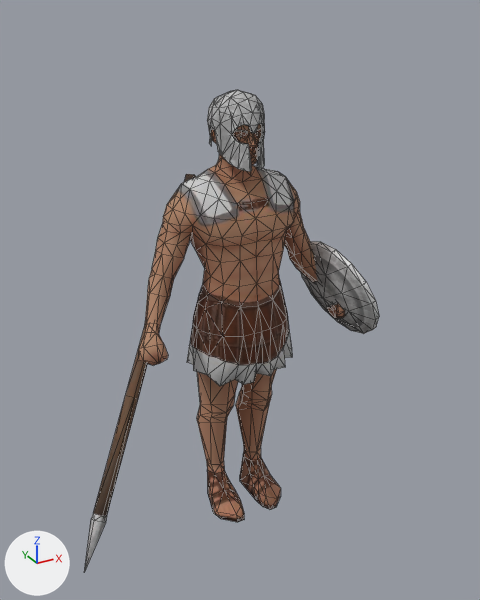
Before and after pictures for a commit that changed the glTF model public/assets/unit-models/1-hoplite.glb.
Rendered twice from a camera (50 mm lens) standing at (-1.4, -2.55, 2.43) and looking at (-0.08, -0.14, 1.23). The axes (+X, +Y, +Z) are drawn at lower left. The lights are the same throughout. The picture after the commit comes second. Mesh edges are drawn as thin lines. Vertices at exactly the same position are counted once.

Before the edit, the objects in view are built like this:
```python
me_mesh_0 = bpy.data.meshes.new('Mesh_0')
me_mesh_0.from_pydata(...)  # 808 vertices, 1559 faces; spans x -0.98..0.64, y -0.5..0.29, z 0.0..2.11
# faces by material slot: [1268, 167, 38, 86]
me_mesh_0.materials.append(mat_material_0)  # picture img_image_0
me_mesh_0.materials.append(mat_material_1)  # picture img_image_1
me_mesh_0.materials.append(mat_material_2)  # picture img_image_2
me_mesh_0.materials.append(mat_material_3)  # picture img_image_3
ob_mesh_0 = bpy.data.objects.new('Mesh_0', me_mesh_0)
ob_mesh_0.location = (0.0, 0.0, 0.0)
```
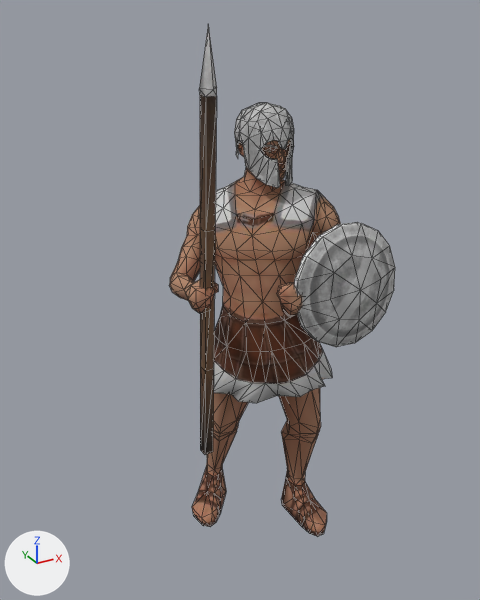
Pixel boxes (x1, y1, x2, y2) of what changed, in the pictures (480 x 600 px; the box of a moved part takes in the faces that stretch with it):
'Mesh_0', reshaped (23% narrower, 6% taller): before (84, 90, 379, 572); after (169, 24, 395, 537)
part 1 of me_mesh_0, moved or reshaped: before (207, 90, 265, 172); after (234, 103, 294, 188)
part 2 of me_mesh_0, moved or reshaped: before (84, 174, 196, 572); after (199, 24, 217, 455)
part 3 of me_mesh_0, moved or reshaped: before (301, 241, 379, 334); after (294, 222, 395, 347)
part 4 of me_mesh_0, moved or reshaped: before (139, 124, 345, 522); after (169, 139, 341, 537)

Patch to the scene script:
```diff
--- a/public/assets/unit-models/1-hoplite.glb.py
+++ b/public/assets/unit-models/1-hoplite.glb.py
@@ me_mesh_0 @@
 # used by ob_mesh_0; location = (0.0, 0.0, 0.0)
-me_mesh_0.from_pydata(...)  # 808 vertices, 1559 faces; spans x -0.98..0.64, y -0.5..0.29, z 0.0..2.11
+me_mesh_0.from_pydata(...)  # 808 vertices, 1559 faces; spans x -0.43..0.57, y -0.51..0.16, z 0.0..2.38
+# me_mesh_0 part 1: the loose piece of 106 vertices spanning x -0.12..0.12, y -0.13..0.18, z 1.8..2.11 is moved by (0.06, -0.14, -0.04)
+# me_mesh_0 part 2: the loose piece of 21 vertices spanning x -0.98..-0.09, y -0.5..0.29, z 0.37..1.72 is multiplied about its middle by the matrix ((0.705, -0.708, -0.044), (-0.481, -0.523, 0.704), (-0.521, -0.475, -0.709)), then moved by (0.18, -0.29, 0.44)
+# me_mesh_0 part 3: the loose piece of 45 vertices spanning x 0.39..0.64, y -0.34..0.21, z 0.88..1.4 is multiplied about its middle by the matrix ((-0.45, 0.322, 0.833), (0.892, 0.206, 0.402), (-0.042, 0.924, -0.38)), then moved by (-0.22, -0.35, 0.18)
+# me_mesh_0 part 4: 636 of 808 vertices moved; they spanned x -0.57..0.57, y -0.2..0.21, z 0.0..2.1 and now span x -0.43..0.41, y -0.47..0.16, z 0.0..2.06; mean shift (0.02, -0.17, 0.0); largest move (0.57, -0.12, 1.03) -> (-0.01, -0.45, 1.28)
 me_mesh_0.materials.append(mat_material_0)
```
